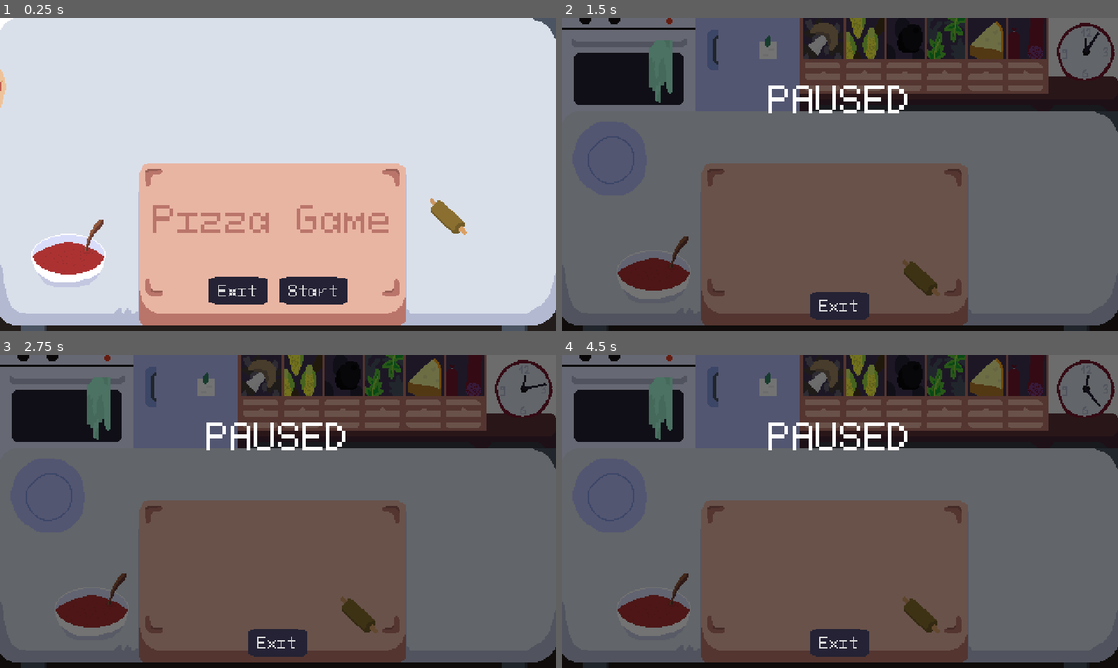
Above: before the commit, frames 1-4 (two rows, left to right).
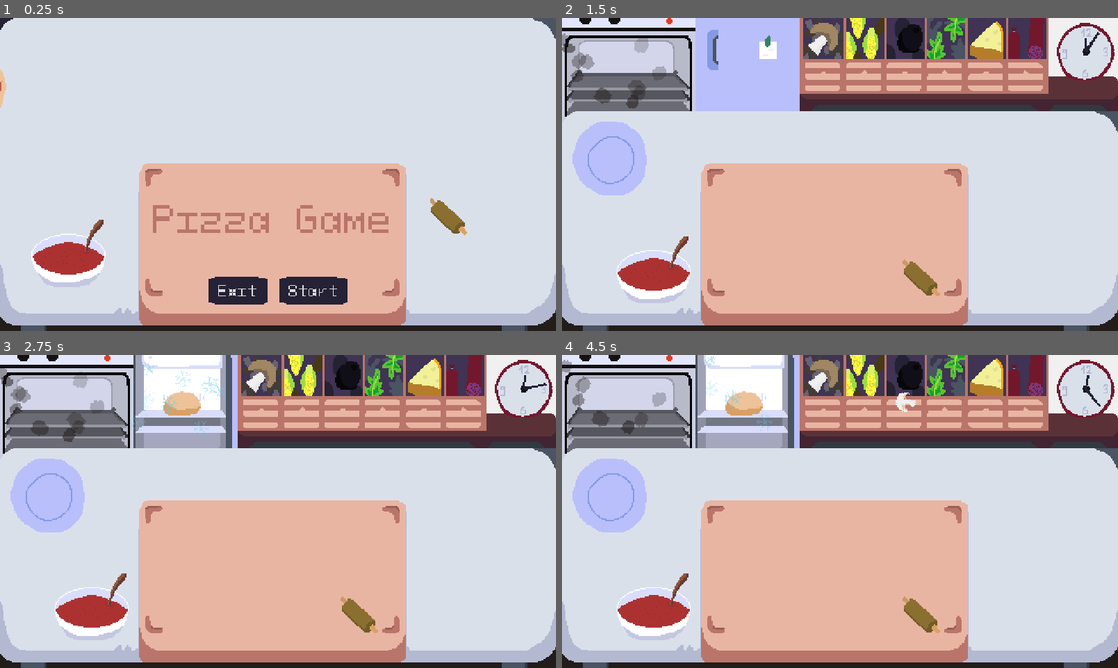
Above: after the commit, the same moments.

Repository: martindzejky/pizza-game
Game: Godot game, scene res://scenes/start.tscn
Two runs of this game, one before a commit and one after it. Both use one fixed random seed, a clock stepped at 60 frames per second and the inputs below.
Inputs (mouse positions are in pixels of both pictures, inside the frame that each line leads up to):
- Up to frame 1 (0.25 s): no input
- Up to frame 2 (1.5 s): click "Start" at 0.5 s; tap Enter at 1.25 s; move the mouse to (628, 64) at 1.27 s; click (628, 64) at 1.42 s
- Up to frame 3 (2.75 s): move the mouse to (183, 401) at 2.02 s; click (183, 401) at 2.17 s
- Up to frame 4 (4.5 s): move the mouse to (823, 401) at 2.77 s; click (823, 401) at 2.92 s; move the mouse to (862, 401) at 3.52 s; click (862, 401) at 3.67 s; move the mouse to (906, 401) at 4.27 s; click (906, 401) at 4.42 s

The runs differ from the first frame. In frame 1, less than 0.1% of the frame differs, in the area x 0-3%, y 0-4%; in frame 2, 97%, in the area x 0-100%, y 0-100%; in frame 3, 97%; in frame 4, 97%.

Commit message:
fix always visible pause menu

Diff:
--- a/project.godot
+++ b/project.godot
@@ -71,7 +71,7 @@
 
 textures/decals/filter=0
 textures/light_projectors/filter=0
-environment/defaults/default_clear_color=Color(1, 1, 1, 1)
+environment/defaults/default_clear_color=Color(0.141176, 0.133333, 0.203922, 1)
 2d/snap/snap_2d_transforms_to_pixel=true
 2d/snap/snap_2d_vertices_to_pixel=true
 textures/canvas_textures/default_texture_filter=0
--- a/ui/pause.tscn
+++ b/ui/pause.tscn
@@ -12,6 +12,7 @@
 script = ExtResource("1_16085")
 
 [node name="root" type="Panel" parent="."]
+visible = false
 anchors_preset = 15
 anchor_right = 1.0
 anchor_bottom = 1.0
